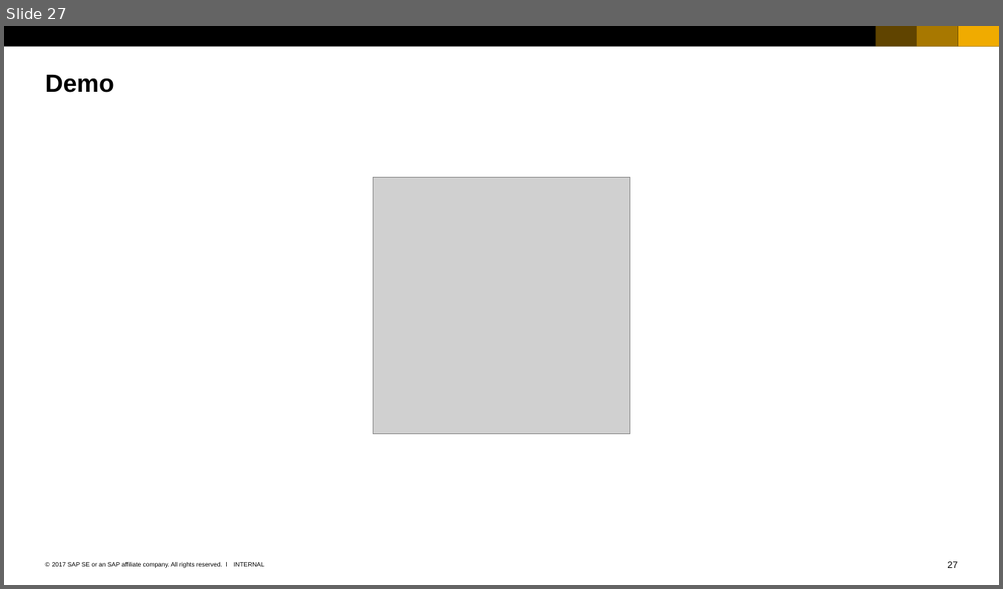
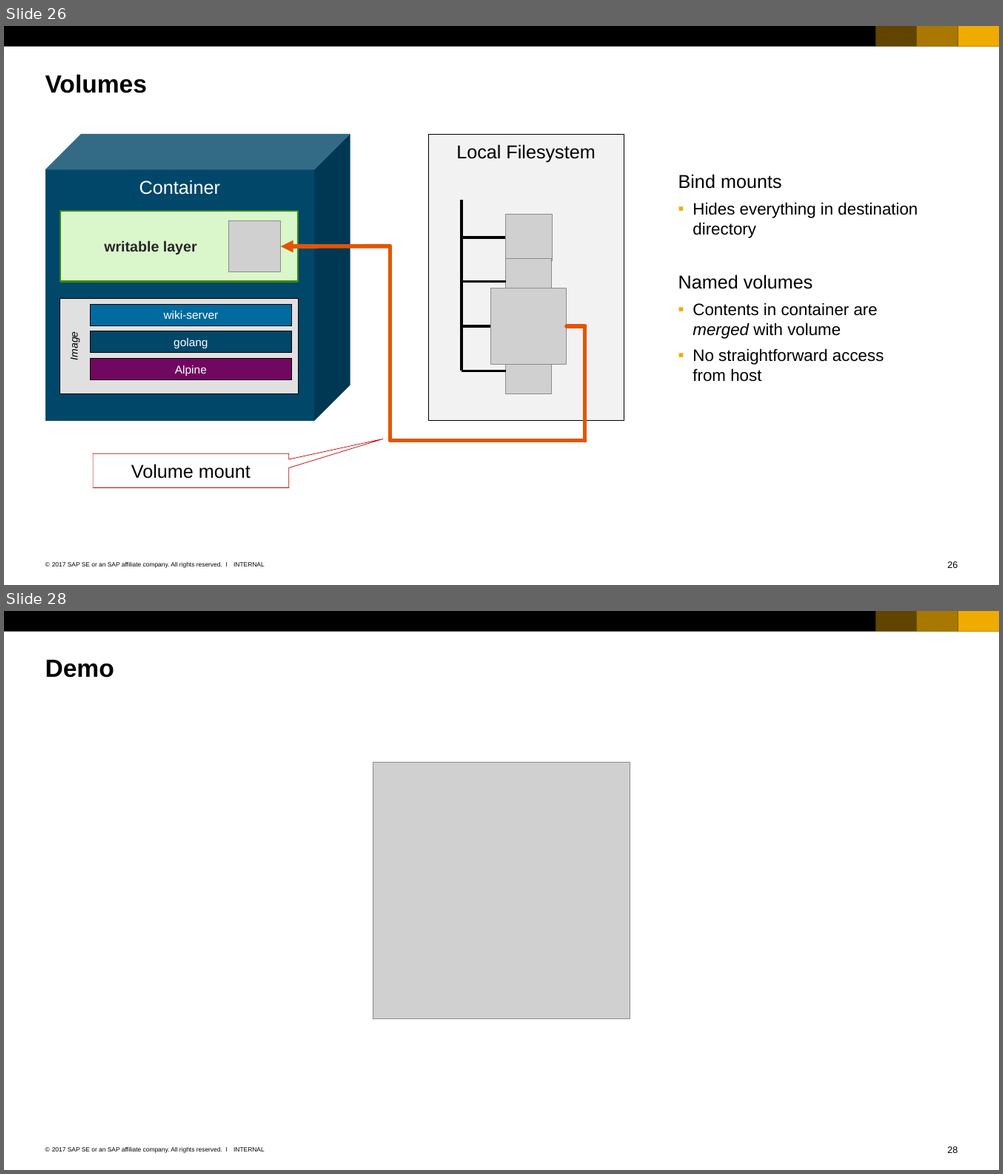
Before and after one commit to cuijiyao01/docker-k8s-training, a slide deck: docker/02_Docker_Fundamentals.pptx. Shown one above the other, each under a label of ours: slide 27 before the commit, slides 26 and 28 after it; the slides between them are not shown. The pictures are 1003x589 and 1003x1174 pixels, drawn with LibreOffice and Linux fonts; fonts in the diff are those of the drawing; grey boxes stand for pictures. Boxes give left, top, right and bottom in pixels: in the first picture for what was removed or moved away, otherwise in the second. Text is boxed around its words. In the diff, an @@ line names an element or a change of style, - is before the commit and + after.

Commit message:
Changed Docker volumes slide.

```diff
--- a/docker/02_Docker_Fundamentals.pptx
+++ b/docker/02_Docker_Fundamentals.pptx
@@ slide 26 added at [4, 26, 999, 585], background #FFFFFF; not listed: 7 template elements that a slide beside it also shows @@
@@ title added at [45, 74, 147, 93], 24 pt, text #000000, bold @@
+Volumes
@@ cube added at [45, 134, 350, 421], fill #00476A, 18 pt, text #FFFFFF @@
+Container
@@ rectangle added at [427, 134, 623, 421], fill #F2F2F2, outline #000000 0.5 pt, 18 pt, text #000000 @@
+Local Filesystem
@@ text added at [678, 174, 917, 382], 16 pt, text #000000 @@
+Bind mounts
+  ▪ Hides everything in destination directory
+  Named volumes
+  ▪ Contents in container are merged with volume
+  ▪ No straightforward access from host
@@ rectangle added at [60, 211, 298, 282], fill #DAF7CB, outline #3A8815 1.5 pt, 14 pt, text #262626, bold @@
+writable layer
@@ picture added at [229, 221, 281, 272] @@
@@ arrow added from (390, 246) to (281, 247), #E35500 4 pt @@
@@ line added from (390, 440) to (390, 246), #E35500 4 pt @@
@@ group added at [461, 200, 566, 394]: 5 lines, 4 pictures @@
@@ group added at [60, 299, 298, 395]: 4 rectangles @@
+Image
+Alpine
+golang
+wiki-server
@@ line added from (566, 326) to (585, 326), #E35500 4 pt @@
@@ line added from (585, 326) to (585, 440), #E35500 4 pt @@
@@ line added from (585, 440) to (390, 440), #E35500 4 pt @@
@@ speech box added at [93, 454, 289, 488], outline #C00000 0.5 pt, 18 pt, text #000000 @@
+Volume mount
@@ what was slide 27 is now slide 28 @@
@@ page number at [947, 1147, 957, 1153]: text changed @@
-27
+28
```
Also in this commit, not shown: 1 slide changed.
